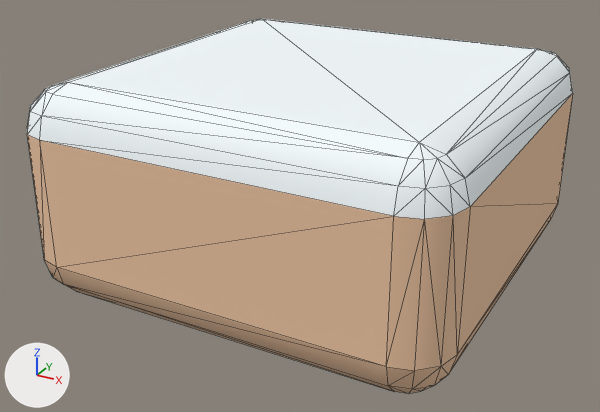
One commit to the OBJ model Assets/LevelAssets/Models/OBJ format/blockSnowRoundedLow.obj: the scene before it, then after it.
The view is the same before and after, from a camera (50 mm lens) standing at (0.874, -1.686, 0.974) and looking at (-0.022, -0.057, 0.159). Lighting does not change. The marker at lower left points along +X, +Y and +Z. Mesh edges are drawn as thin lines. Where no turn or scale is listed for an object, it has been applied to the vertices.

Script lines for the objects in view, before the commit:
```python
mat_dirt = principled_material('dirt')
mat_dirt.base_color = (0.878, 0.576, 0.373)  # beige #f1c8a4
mat_dirt.roughness = 1.0
mat_snow = principled_material('snow')
mat_snow.base_color = (0.92, 0.979, 1.0)  # white #f6fdff
mat_snow.roughness = 1.0
me_blocksnowroundedlow = bpy.data.meshes.new('blockSnowRoundedLow')
me_blocksnowroundedlow.from_pydata(...)  # 104 vertices, 204 faces; spans x -0.5..0.5, y -0.5..0.5, z 0.0..0.5
# faces by material slot: [118, 86]
me_blocksnowroundedlow.materials.append(mat_dirt)  # beige #f1c8a4
me_blocksnowroundedlow.materials.append(mat_snow)  # white #f6fdff
ob_blocksnowroundedlow = bpy.data.objects.new('blockSnowRoundedLow', me_blocksnowroundedlow)
ob_blocksnowroundedlow.location = (0.0, 0.0, 0.0)
```
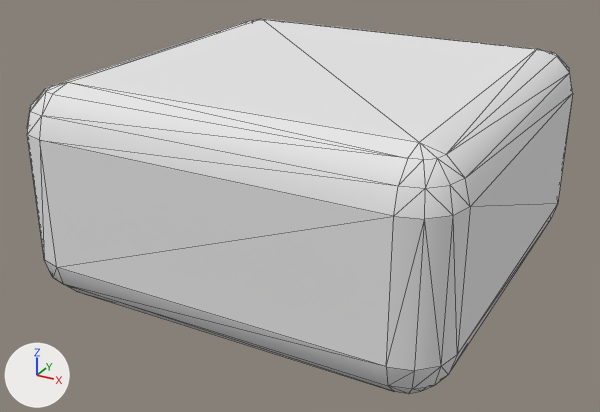
The edits, one by one:
Material 'dirt' (mat_dirt) changes colour from beige #f1c8a4 to white #e7e7e7; in linear values from (0.878, 0.576, 0.373) to (0.8, 0.8, 0.8).
Material 'snow' (mat_snow) changes colour from white #f6fdff to white #e7e7e7; in linear values from (0.92, 0.979, 1.0) to (0.8, 0.8, 0.8).

Where the change shows, as pixel boxes (x1, y1, x2, y2) in the pictures (600 x 412 px):
'blockSnowRoundedLow', recoloured: (27, 19, 573, 394) in both
